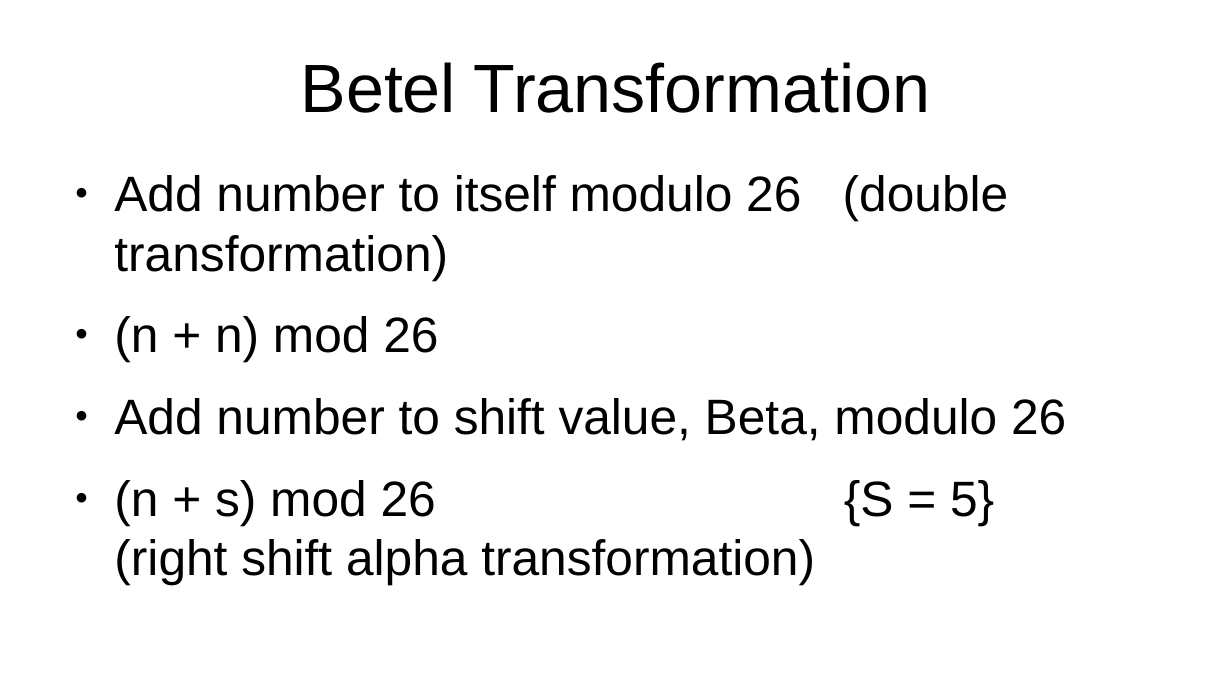
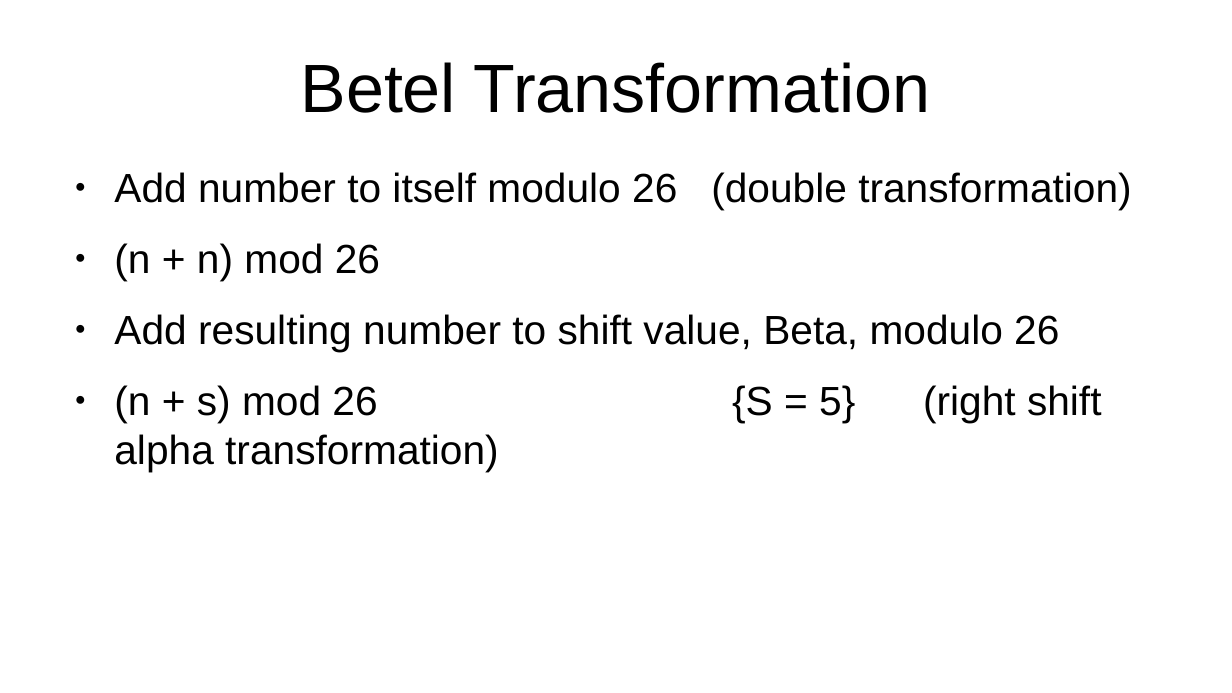
Before and after one commit to pvial00/Book-of-Egyptian-Cryptography, a slide deck: slide 28 of Book of Egyptian Cryptography (Uvajda).pptx. Drawn at 1232x693 pixels with LibreOffice and Linux fonts; fonts in the diff are those of the drawing. Boxes give left, top, right and bottom in pixels: in the first picture for what was removed or moved away, otherwise in the second. Text is boxed around its words. In the diff, an @@ line names an element or a change of style, - is before the commit and + after.

```diff
--- a/Book of Egyptian Cryptography (Uvajda).pptx
+++ b/Book of Egyptian Cryptography (Uvajda).pptx
@@ text at (114, 172, 1131, 423): size 32 to 26.2 pt in "Add number to itself modulo 26 (double ...", "(n + n) mod 26", "(n + s) mod 26 {S = ..." @@
@@ text at (114, 314, 1059, 352): text changed; size 32 to 26.2 pt @@
-● Add number to shift value, Beta, modulo 26
+● Add resulting number to shift value, Beta, modulo 26
```
Also in this commit, not shown: 2 slides added, 1 other file.
